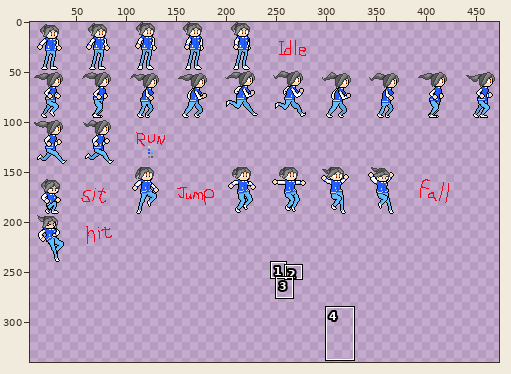
Sprite sheet -- Assets/Resources/Art/Player/Sprite-female.png. Above, an overview of the earlier version with the close-up marked.
Close-up. Before the edit:
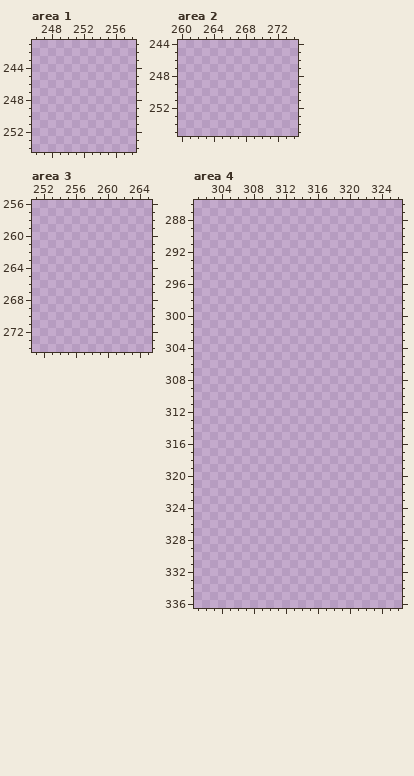
The file is 500x500 pixels. Shown: area 1: x 246..258, y 241..254; area 2: x 260..274, y 244..255; area 3: x 251..265, y 256..274; area 4: x 301..326, y 286..336. The wide view leaves out empty margins. The commit also changed other parts of the picture, which this record leaves out.
After:
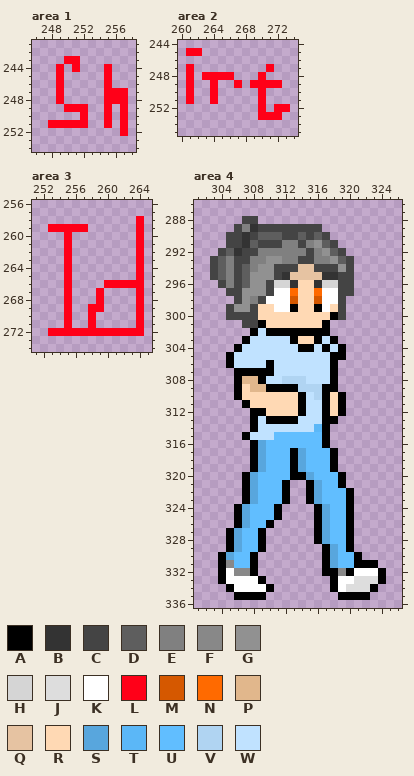
Palette (. is transparent): A #000000  B #333333  C #444444  D #5e5e5e  E #808080  F #888888  G #919191  H #d5d5d5  J #dddddd  K #ffffff  L #ff0018  M #d55800  N #ff6a00  P #e1b78c  Q #e6c3a2  R #ffd9b4  S #58a6dd  T #5bb7f7  U #61beff  V #b0d4f2  W #c0e2ff
Diff:
Changed rows in their new state; - is an unchanged pixel.
Area 1:
first column x 248:
243 --LL------
244 -L-L---L--
245 -L-----L--
246 -L-----L--
247 -L-----LLL
248 -L-----LLL
249 --LLL--L-L
250 ----L--L-L
251 LLLLL--L-L
252 ---------L
Area 2:
first column x 261:
245 LL-----------
247 L---------L--
248 L-LLLL---L---
249 L--L--L-LLLL-
250 L--L-----L---
251 L--L-----L---
252 ---------L-LL
253 ---------LLL-
Area 3:
first column x 253:
258 -----------L
259 LLLLL------L
260 --L--------L
261 --L--------L
262 --L--------L
263 --L--------L
264 --L--------L
265 --L--------L
266 --L----LLLLL
267 --L---L----L
268 --L---L----L
269 --L--LL----L
270 --L--L-----L
271 --L--L-----L
272 LLLLLLLLLLLL
Area 4:
first column x 303:
288 ----CC----------------
289 ---CEBCCCCCCCC--------
290 --CCBCDDDCCDCDC-------
291 --CCBDCCCEECEGDC------
292 -CDBCCEEEEEECEGDC-----
293 CDECCEEGGEECCEEGDC----
294 CDECDEGGCCCQQCCCGC----
295 CDECDGGGCBQQQQBBCC----
296 -CECDGGCHHBRRBHHCC----
297 --CCGGGCKKNRRNKKCC----
298 ---CGECKKKMRRMKKC-----
299 --CGGCRRKKARRAKRC-----
300 --CCCCRRRRRRRRRAC-----
301 ----CCARRRRRRRA-------
302 -----AWAAAAAAAA-------
303 ----AWWWWWARRAWA------
304 ---AWWWWWWWAAWAWA-----
305 --AWWWWWWWWWWWWAA-----
306 --AWWWWAWWWWWWWA------
307 ---AAAAAWWWWWWWA------
308 ---APPAWWVVVWWWA------
309 ---ARPPAAAAVVVAA------
310 ---ARRRRRRRAWVARA-----
311 ----ARRRRRRAWWARA-----
312 -----AARRRRAWWARA-----
313 -----AWAAAAWWWAA------
314 -----AWWWWWWWTA-------
315 ----AWWWUUUUUUA-------
316 -----ASUUUUUUUA-------
317 -----ASUUUASUUUA------
318 -----ASUUUASUUUA------
319 -----ASUUUASUUUA------
320 ----ASUUUUAASUUUA-----
321 ----ASUUUA--ASUUA-----
322 ----ASUUUA--ASUUUA----
323 ----ASUUUA--ASUUUA----
324 ---ASUUUA----ASUUA----
325 ---ASUUUA----ASUUA----
326 ---ASUUA-----ASUUA----
327 --ASUUA------ASUUA----
328 --ASUUA------ASUUA----
329 --ASUUA-------ASUA----
330 -ASUUA--------ASUUA---
331 -AFUUA--------ASUUAAA-
332 -AKFFA--------AAFAKKKA
333 -AKKKKA--------AKKJJJA
334 --AKKKKA-------AKJJJA-
335 ---AAAA---------AAAA--
Changed places in both close-ups, as pixel boxes (x1, y1, x2, y2):
added: (48, 56, 128, 136)
added: (186, 48, 290, 120)
added: (48, 216, 144, 336)
added: (210, 216, 386, 600)
